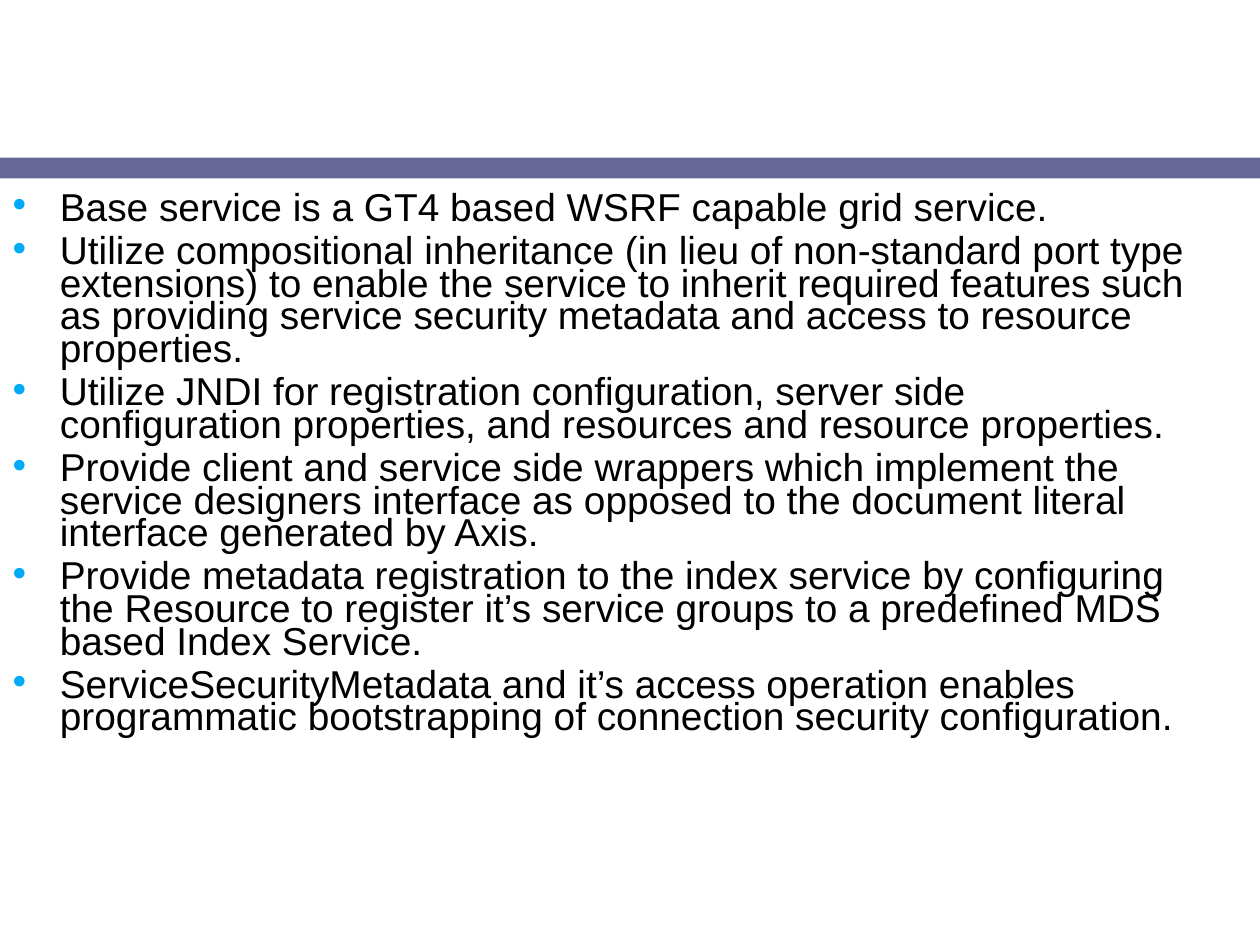
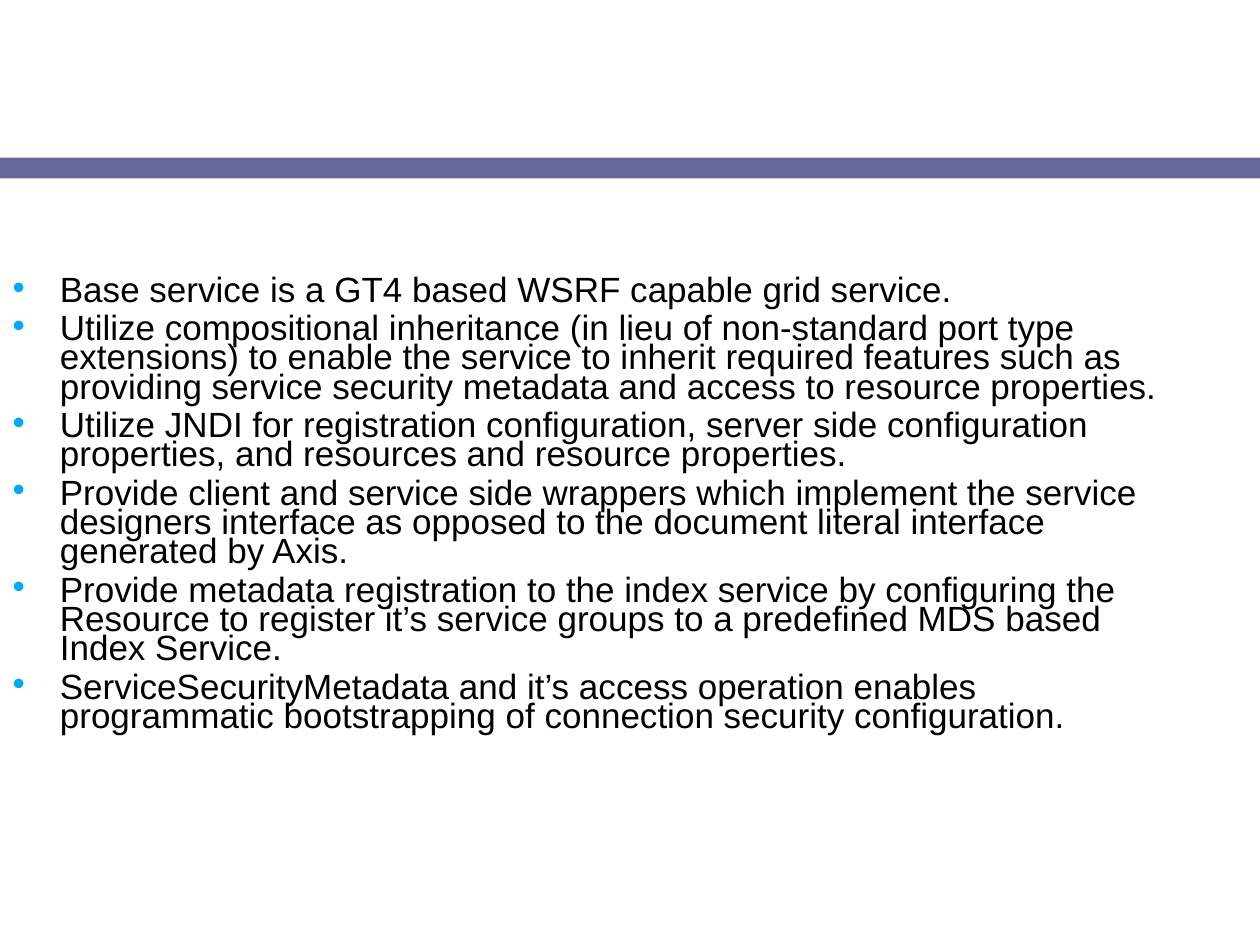
Before and after one commit to NCIP/cagrid-docs, a slide deck: slide 18 of presentations/2008_AnnualMeeting/breakouts/caGrid_Introduce.ppt (slide 12 before the commit). Drawn at 1260x945 pixels with LibreOffice and Linux fonts; fonts in the diff are those of the drawing; background and template pictures are left out. Boxes give left, top, right and bottom in pixels: in the first picture for what was removed or moved away, otherwise in the second. Text is boxed around its words. In the diff, an @@ line names an element or a change of style, - is before the commit and + after.

```diff
--- a/presentations/2008_AnnualMeeting/breakouts/caGrid_Introduce.ppt
+++ b/presentations/2008_AnnualMeeting/breakouts/caGrid_Introduce.ppt
@@ text "Base service is a GT4 ..." moved from (x1=60, y1=193, x2=1183, y2=738) to (x1=60, y1=276, x2=1155, y2=735) @@
@@ text "Base service is a GT4 ..." at (x1=60, y1=276, x2=1155, y2=735): size 22.2 to 20 pt; less space between paragraphs @@
```
Also in this commit, not shown: 11 other slides changed, 6 slides added.
